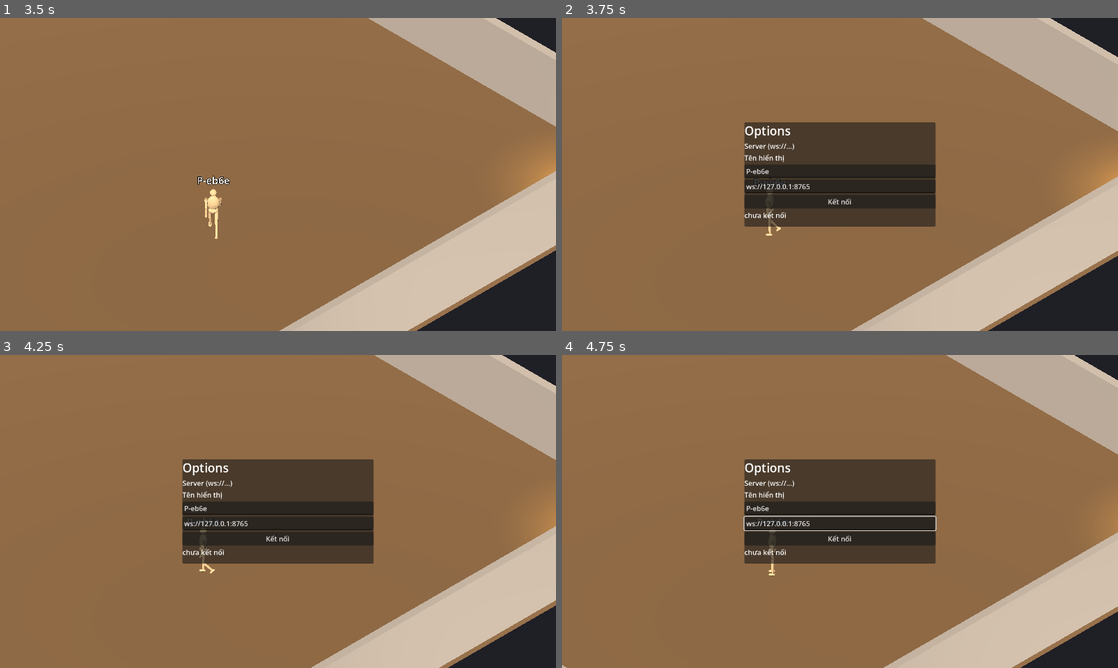
Above: before the commit, frames 1-4 (two rows, left to right).
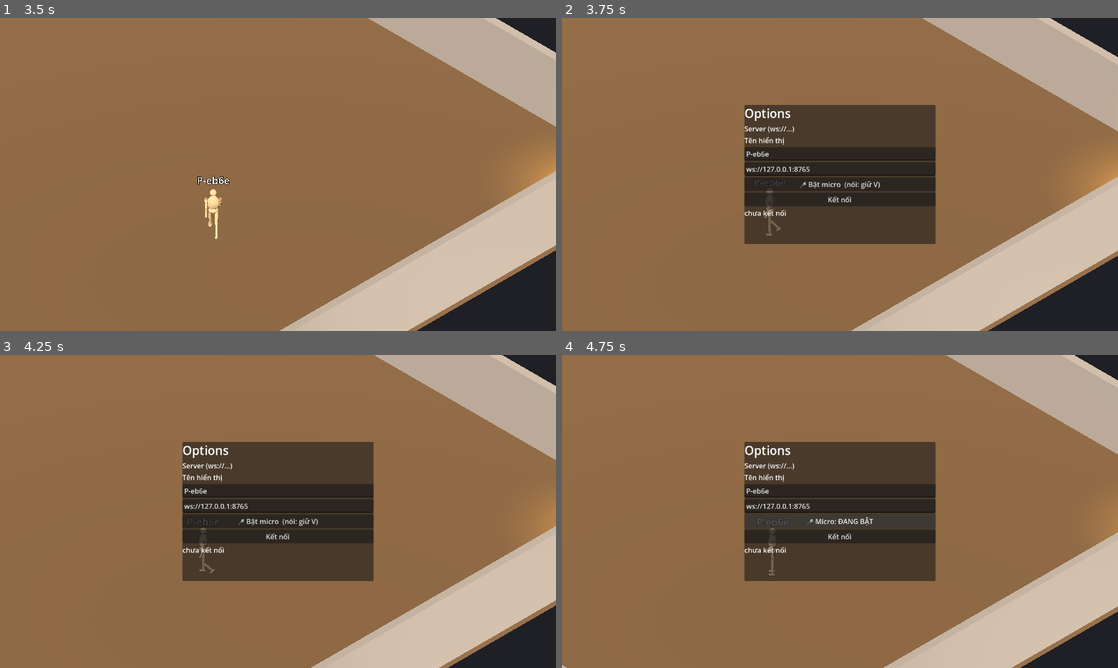
Above: after the commit, the same moments.

Repository: hieubqdsm/crime-in-clock-tower
Game: Godot game, scene res://scenes/main/Main.tscn
Same seed, same stepped clock (60 frames per second), same inputs: the game is played once before the commit and once after it.
Inputs (mouse positions are in pixels of both pictures, inside the frame that each line leads up to):
- Up to frame 1 (3.5 s): tap Enter at 0.5 s; hold D (move_right) 0.53-1.28 s; hold V 0.53-1.28 s; hold S (move_down) 1.28-2.03 s; tap C (fast_walk) at 1.35 s; tap V at 1.55, 2.3, 2.85 s; hold D (move_right) 2.03-2.78 s; hold Z (sprint) 2.03-2.78 s; hold W (move_up) from 2.78 s (still down)
- Up to frame 2 (3.75 s): release W (move_up) at 3.53 s; hold A (move_left) from 3.53 s (still down); hold V from 3.53 s (still down); tap O at 3.6 s
- Up to frame 3 (4.25 s): keep holding A (move_left); keep holding V
- Up to frame 4 (4.75 s): release A (move_left) at 4.25 s; release V at 4.25 s; click (840, 520) at 4.25 s, where only the run after the commit has a clickable "🎤 Bật micro (nói: giữ V)"

Frame 1 is identical in both runs. In frame 2, 7.0% of the frame differs, in the area x 32-68%, y 27-73%; in frame 3, 7.0%; in frame 4, 7.1%.
Error after the commit: Invalid call. Nonexistent function 'get_frames' in base 'AudioEffectCapture'. (res://scenes/net/voice_capture.gd:71)

Commit message:
F-004 dev_done: proximity voice chat — mic capture (V push-to-talk), binary PCM relay, generator playback with distance falloff + speaking indicator; e2e 4/4, web no-deadlock verified

Diff:
--- a/scenes/main/Main.tscn
+++ b/scenes/main/Main.tscn
@@ -8,6 +8,7 @@
 [ext_resource type="Script" path="res://scenes/main/main.gd" id="6_main"]
 [ext_resource type="Script" path="res://scenes/net/net_client.gd" id="7_net"]
 [ext_resource type="PackedScene" path="res://scenes/main/OptionsUI.tscn" id="8_options"]
+[ext_resource type="Script" path="res://scenes/net/voice_capture.gd" id="9_voice"]
 
 [sub_resource type="Environment" id="world_env"]
 background_mode = 1
@@ -64,4 +65,7 @@
 [node name="Net" type="Node" parent="."]
 script = ExtResource("7_net")
 
+[node name="VoiceCapture" type="Node" parent="."]
+script = ExtResource("9_voice")
+
 [node name="OptionsUI" parent="." instance=ExtResource("8_options")]
--- a/scenes/main/OptionsUI.tscn
+++ b/scenes/main/OptionsUI.tscn
@@ -24,9 +24,9 @@
 anchor_right = 0.5
 anchor_bottom = 0.5
 offset_left = -220.0
-offset_top = -120.0
+offset_top = -160.0
 offset_right = 220.0
-offset_bottom = 120.0
+offset_bottom = 160.0
 grow_horizontal = 2
 grow_vertical = 2
 
@@ -57,6 +57,10 @@
 layout_mode = 2
 placeholder_text = "ws://127.0.0.1:8765"
 
+[node name="MicBtn" type="Button" parent="Panel/VBox"]
+layout_mode = 2
+text = "🎤 Bật micro  (nói: giữ V)"
+
 [node name="ConnectBtn" type="Button" parent="Panel/VBox"]
 layout_mode = 2
 text = "Kết nối"
@@ -66,3 +70,4 @@
 text = "chưa kết nối"
 
 [connection signal="pressed" from="Panel/VBox/ConnectBtn" to="." method="_on_connect_pressed"]
+[connection signal="pressed" from="Panel/VBox/MicBtn" to="." method="_on_mic_pressed"]
--- a/scenes/main/main.gd
+++ b/scenes/main/main.gd
@@ -10,6 +10,7 @@
 @onready var _player: CharacterBody3D = $Player
 @onready var _remotes: Node3D = $Remotes
 @onready var _options: CanvasLayer = $OptionsUI
+@onready var _voice = $VoiceCapture   # untyped: signal access is dynamic
 
 var _remote_players := {}
 
@@ -20,7 +21,10 @@
 	_net.state_changed.connect(_on_net_state)
 	_net.player_state.connect(_on_player_state)
 	_net.player_left.connect(_on_player_left)
+	_net.voice_received.connect(_on_voice_received)
+	_voice.captured.connect(_on_voice_captured)
 	_options.connect_requested.connect(_on_connect_requested)
+	_options.mic_toggle_requested.connect(_on_mic_toggle)
 
 
 func _process(_delta: float) -> void:
@@ -61,12 +65,30 @@
 	if not _remote_players.has(id):
 		var rp := REMOTE_SCENE.instantiate()
 		rp.setup(pname)
+		rp.setup_voice()
 		_remotes.add_child(rp)
 		_remote_players[id] = rp
 	_remote_players[id].apply_state(x, z, ry, moving)
 	(_remote_players[id].get_node("NameLabel") as Label3D).text = pname
 
 
+func _on_voice_captured(pcm: PackedByteArray) -> void:
+	if _net.connected and Input.is_physical_key_pressed(KEY_V):
+		_net.send_voice(pcm)
+
+
+func _on_voice_received(id: String, pcm: PackedByteArray) -> void:
+	if _remote_players.has(id):
+		var listener := get_viewport().get_audio_listener_3d()
+		var pos := listener.global_position if listener != null else Vector3.INF
+		_remote_players[id].receive_voice(pcm, pos)
+
+
+func _on_mic_toggle() -> void:
+	var ok: bool = _voice.enable()
+	_options.set_mic_status(ok)
+
+
 func _on_player_left(id: String) -> void:
 	if _remote_players.has(id):
 		_remote_players[id].queue_free()
--- a/scenes/main/options_ui.gd
+++ b/scenes/main/options_ui.gd
@@ -5,6 +5,7 @@
 ## movement keys (player.gd checks for a focused LineEdit).
 
 signal connect_requested(url: String, player_name: String)
+signal mic_toggle_requested
 
 const DEFAULT_URL := "ws://127.0.0.1:8765"   # not localhost: webviews may
                                              # resolve ::1 while the room
@@ -13,6 +14,7 @@
 @onready var _url_edit: LineEdit = $Panel/VBox/UrlEdit
 @onready var _name_edit: LineEdit = $Panel/VBox/NameEdit
 @onready var _hint: Label = $Hint
+@onready var _mic_btn: Button = $Panel/VBox/MicBtn
 @onready var _status: Label = $Panel/VBox/Status
 
 
@@ -42,12 +44,23 @@
 		get_viewport().gui_release_focus()
 
 
+func set_mic_status(ok: bool) -> void:
+	_mic_btn.text = "🎤 Micro: ĐANG BẬT" if ok else "🎤 Bật micro"
+	_mic_btn.disabled = false
+
+
 func set_status(text: String, ok: bool) -> void:
 	_status.text = text
 	_status.add_theme_color_override("font_color",
 		Color(0.6, 1.0, 0.6) if ok else Color(1.0, 0.6, 0.5))
 
 
+func _on_mic_pressed() -> void:
+	_mic_btn.disabled = true
+	_mic_btn.text = "đang xin quyền micro…"
+	mic_toggle_requested.emit()
+
+
 func _on_connect_pressed() -> void:
 	connect_requested.emit(_url_edit.text.strip_edges(), _name_edit.text)
 	set_status("đang kết nối…", false)
--- a/scenes/net/net_client.gd
+++ b/scenes/net/net_client.gd
@@ -15,6 +15,7 @@
 
 signal player_state(id: String, name: String, x: float, z: float, ry: float, moving: bool)
 signal player_left(id: String)
+signal voice_received(id: String, pcm: PackedByteArray)
 
 var player_id := ""
 var player_name := ""
@@ -79,10 +80,16 @@
 				_send({"t": "join", "id": player_id, "name": player_name})
 				state_changed.emit(true, "đã kết nối — %s" % player_name)
 			while _ws.get_available_packet_count() > 0:
-				var raw := _ws.get_packet().get_string_from_utf8()
-				var msg = JSON.parse_string(raw)
-				if msg is Dictionary:
-					_handle(msg)
+				var packet := _ws.get_packet()
+				if _ws.was_string_packet():
+					var msg = JSON.parse_string(packet.get_string_from_utf8())
+					if msg is Dictionary:
+						_handle(msg)
+				else:
+					# binary voice frame: b"<16-byte sender id><int16 PCM>"
+					if packet.size() > 16:
+						var sender := packet.slice(0, 16).get_string_from_utf8().replace(String.chr(0), "")
+						voice_received.emit(sender, packet.slice(16))
 			_send_accum += delta
 			if _send_accum >= 1.0 / SEND_HZ and not _own_state.is_empty():
 				_send_accum = 0.0
@@ -105,6 +112,17 @@
 
 func _send(dict: Dictionary) -> void:
 	_ws.send_text(JSON.stringify(dict))
+
+
+func send_voice(pcm: PackedByteArray) -> void:
+	# b"<own id><pcm>" — the server re-stamps the id before relaying.
+	var frame := PackedByteArray()
+	frame.append_array(player_id.to_utf8_buffer())
+	var pad := 16 - player_id.length()
+	for i in maxi(0, pad):
+		frame.append(0)
+	frame.append_array(pcm)
+	_ws.put_packet(frame)
 
 
 func _handle(msg: Dictionary) -> void:
--- a/scenes/net/remote_player.gd
+++ b/scenes/net/remote_player.gd
@@ -5,9 +5,18 @@
 ## Walk/Idle clips directly (no blendspace needed for remote view).
 
 const INTERP := 12.0
+## Voice falloff (slightly wider than the music tokens — talking carries):
+## full inside FULL_RADIUS, inverse-square beyond, silent past RANGE.
+const FULL_RADIUS := 4.0
+const RANGE := 15.0
+const MIX_RATE := 48000.0
 
 @onready var _anim: AnimationPlayer = $Mannequin/AnimationPlayer
 @onready var _label: Label3D = $NameLabel
+
+var _voice_player: AudioStreamPlayer
+var _voice_playback: AudioStreamGeneratorPlayback
+var _speak_decay := 0.0
 
 var _target := Vector3.ZERO
 var _target_ry := 0.0
@@ -34,7 +43,44 @@
 		_anim.play(anim)
 
 
+func setup_voice() -> void:
+	# Per-remote generator stream; frames are pushed by receive_voice().
+	var stream := AudioStreamGenerator.new()
+	stream.mix_rate = int(MIX_RATE)
+	stream.buffer_length = 0.3
+	_voice_player = AudioStreamPlayer.new()
+	_voice_player.name = "Voice"
+	_voice_player.stream = stream
+	_voice_player.bus = "Master"
+	add_child(_voice_player)
+	_voice_player.play()
+	_voice_playback = _voice_player.get_stream_playback()
+
+
+func receive_voice(pcm: PackedByteArray, listener_pos: Vector3) -> void:
+	if _voice_playback == null:
+		return
+	_speak_decay = 0.4   # keeps the speaking indicator lit between chunks
+	var d := global_position.distance_to(listener_pos)
+	if d > RANGE:
+		return
+	var gain := 1.0 if d <= FULL_RADIUS else (FULL_RADIUS / d) ** 2
+	var n := pcm.size() / 2
+	var frames := PackedVector2Array()
+	frames.resize(n)
+	for i in n:
+		var v := pcm.decode_s16(i * 2) / 32768.0 * gain
+		frames[i] = Vector2(v, v)
+	_voice_playback.push_buffer(frames)
+
+
+func is_speaking() -> bool:
+	return _speak_decay > 0.0
+
+
 func _process(delta: float) -> void:
+	_speak_decay = maxf(0.0, _speak_decay - delta)
+	_label.modulate = Color(0.55, 1.0, 0.55) if _speak_decay > 0.0 else Color.WHITE
 	if _seen:
 		global_position = global_position.lerp(_target, minf(1.0, INTERP * delta))
 		rotation.y = lerp_angle(rotation.y, _target_ry, minf(1.0, INTERP * delta))
--- /dev/null
+++ b/scenes/net/voice_capture.gd
@@ -0,0 +1,79 @@
+extends Node
+
+## VoiceCapture (F-004): microphone → 16 kHz-ish mono PCM chunks on the
+## websocket while push-to-talk (V) is held.
+##
+## Capture chain: an AudioStreamPlayer fed by AudioStreamMicrophone plays on
+## the dedicated "MicCapture" bus (volume −80 dB, so you never hear
+## yourself). That bus carries an AudioEffectCapture; every 100 ms we drain
+## its frames and ship them as one binary websocket frame. The project mix
+## rate resamples nothing — we send whatever the engine hands us (mono mix,
+## 48 kHz by default; remote playback uses a generator at the same rate).
+
+const CHUNK_SEC := 0.1
+const MIX_RATE := 48000.0   # must match the project audio mix rate
+
+signal captured(pcm: PackedByteArray)
+
+var _mic_player: AudioStreamPlayer
+var _capture_effect: AudioEffectCapture
+var _accum := 0.0
+var _enabled := false
+
+
+func enable() -> bool:
+	# Idempotent; returns success. On web the browser permission prompt
+	# appears when the microphone stream starts.
+	if _enabled:
+		return true
+	var bus_idx := _ensure_bus()
+	if bus_idx < 0:
+		return false
+	_mic_player = AudioStreamPlayer.new()
+	_mic_player.stream = AudioStreamMicrophone.new()
+	_mic_player.bus = AudioServer.get_bus_name(bus_idx)
+	add_child(_mic_player)
+	_mic_player.play()
+	_enabled = true
+	return true
+
+
+func is_enabled() -> bool:
+	return _enabled
+
+
+func _ensure_bus() -> int:
+	const BUS := "MicCapture"
+	for i in AudioServer.bus_count:
+		if AudioServer.get_bus_name(i) == BUS:
+			return i
+	AudioServer.add_bus()
+	var idx := AudioServer.bus_count - 1
+	AudioServer.set_bus_name(idx, BUS)
+	AudioServer.set_bus_send(idx, "Master")
+	AudioServer.set_bus_volume_db(idx, -80.0)   # never hear yourself
+	_capture_effect = AudioEffectCapture.new()
+	_capture_effect.buffer_length = 1.0
+	AudioServer.add_bus_effect(idx, _capture_effect)
+	return idx
+
+
+func _process(delta: float) -> void:
+	if not _enabled or _capture_effect == null:
+		return
+	_accum += delta
+	if _accum < CHUNK_SEC:
+		return
+	_accum = 0.0
+	var frames := _capture_effect.get_frames_available()
+	if frames <= 0:
+		return
+	var stereo: PackedVector2Array = _capture_effect.get_frames(frames)
+	# Bus frames are Stereo PCM floats; mono-mix into 16-bit LE.
+	var pcm := PackedByteArray()
+	pcm.resize(frames * 2)
+	for i in frames:
+		var mono: float = (stereo[i].x + stereo[i].y) * 0.5
+		var v := int(clampf(mono, -1.0, 1.0) * 32767.0)
+		pcm.encode_s16(i * 2, v)
+	captured.emit(pcm)
--- /dev/null
+++ b/tests/test_voice.gd
@@ -0,0 +1,114 @@
+extends Node
+
+## F-004 auto-test: synthetic PCM voice travels the full path.
+## Spawns the real server, joins two clients; B "speaks" a synthetic chunk
+## while holding V — A must receive the exact bytes back (server-stamped id)
+## and its RemotePlayer-style generator playback path must accept frames.
+## Mic capture itself is NOT testable headless (no device/permission) —
+## that part is verified by ear on the web build.
+
+const PORT := 8901
+const URL := "ws://127.0.0.1:8901"
+
+var failures := 0
+var _server_pid := -1
+
+
+func _ready() -> void:
+	await _run()
+	print("[test] %s (%d fail)" % ["PASS" if failures == 0 else "FAIL", failures])
+	if _server_pid > 0:
+		OS.kill(_server_pid)
+	get_tree().quit(1 if failures > 0 else 0)
+
+
+func _run() -> void:
+	_server_pid = OS.create_process("python",
+		[ProjectSettings.globalize_path("res://tools/server/server.py"), str(PORT)], false)
+	if _server_pid < 0:
+		_check(false, "server process started")
+		return
+	await _sleep(1.5)
+
+	var net_script := load("res://scenes/net/net_client.gd")
+	var a := Node.new()
+	a.set_script(net_script)
+	add_child(a)
+	a.player_id = "aaaa000011112222"
+	var b := Node.new()
+	b.set_script(net_script)
+	add_child(b)
+	b.player_id = "bbbb333344445555"
+
+	a.connect_to(URL)
+	b.connect_to(URL)
+	if not await _wait_for(func() -> bool: return a.connected and b.connected, 4.0):
+		_check(false, "both clients connect")
+		return
+	_check(true, "both clients connect")
+
+	# synthetic voice frame from B (500 samples of a ramp)
+	var pcm := PackedByteArray()
+	pcm.resize(1000)
+	for i in 500:
+		pcm.encode_s16(i * 2, (i * 100) % 32768)
+
+	var got := {"bytes": PackedByteArray(), "from": ""}
+	a.voice_received.connect(func(id, data):
+		got["from"] = id
+		got["bytes"] = data)
+	# simulate "V held while captured" — main.gd's gating, applied manually
+	b.send_voice(pcm)
+
+	if not await _wait_for(func() -> bool: return String(got["from"]) != "", 4.0):
+		_check(false, "A receives B's voice frame")
+		return
+	_check(String(got["from"]) == "bbbb333344445555", "frame carries the sender id")
+	var recv: PackedByteArray = got["bytes"]
+	_check(recv.size() == pcm.size() and recv == pcm,
+		"PCM bytes survive the round trip (%d bytes)" % recv.size())
+
+	# generator playback accepts the frames (RemotePlayer.receive_voice core)
+	var stream := AudioStreamGenerator.new()
+	stream.mix_rate = 48000
+	stream.buffer_length = 0.3
+	var vp := AudioStreamPlayer.new()
+	vp.stream = stream
+	add_child(vp)
+	vp.play()
+	var playback := vp.get_stream_playback()
+	var n := recv.size() / 2
+	var frames := PackedVector2Array()
+	frames.resize(n)
+	for i in n:
+		var v: float = recv.decode_s16(i * 2) / 32768.0
+		frames[i] = Vector2(v, v)
+	playback.push_buffer(frames)
+	_check(true, "generator playback ingests the frames")
+
+	a.disconnect_me()
+	b.disconnect_me()
+	await _sleep(0.3)
+
+
+func _check(ok: bool, what: String) -> void:
+	print("  %s: %s" % ["PASS" if ok else "FAIL", what])
+	if not ok:
+		failures += 1
+
+
+func _wait_for(cond: Callable, timeout: float) -> bool:
+	var waited := 0.0
+	while waited < timeout:
+		if cond.call():
+			return true
+		await get_tree().process_frame
+		waited += get_process_delta_time()
+	return cond.call()
+
+
+func _sleep(sec: float) -> void:
+	var waited := 0.0
+	while waited < sec:
+		await get_tree().process_frame
+		waited += get_process_delta_time()
--- /dev/null
+++ b/tests/test_voice.tscn
@@ -0,0 +1,6 @@
+[gd_scene load_steps=2 format=3]
+
+[ext_resource type="Script" path="res://tests/test_voice.gd" id="1"]
+
+[node name="TestVoice" type="Node"]
+script = ExtResource("1")
Not shown: 1 places in scenes/main/Main.tscn that only renumber resources
Not shown, added: scenes/net/voice_capture.gd.uid
Not shown, added: tests/test_voice.gd.uid
Not shown, changed: docs/PLAYTEST_QUEUE.md
Not shown, changed: docs/ROADMAP.md
Not shown, changed: docs/features/F-004.md
Not shown, changed: tools/server/server.py
